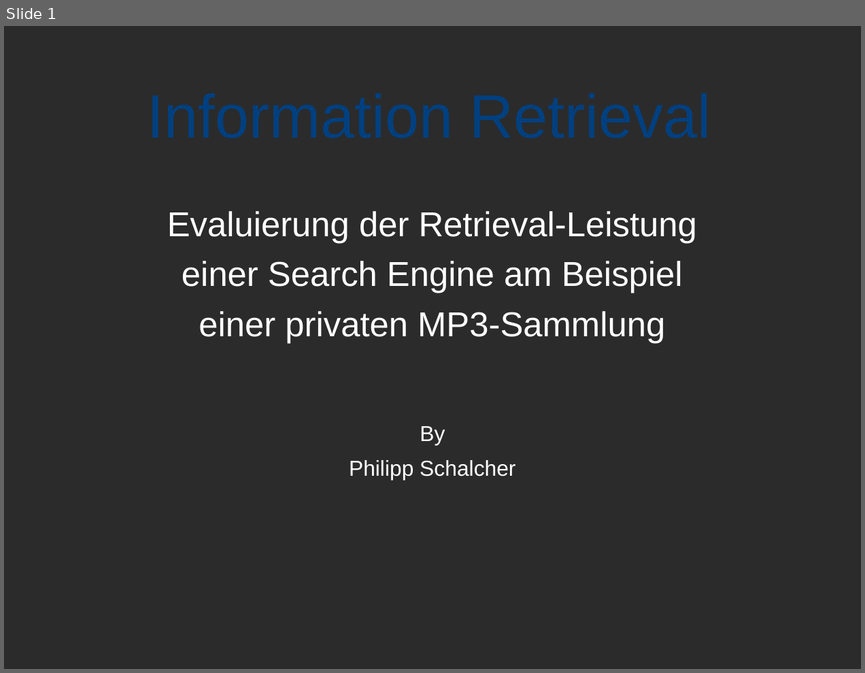
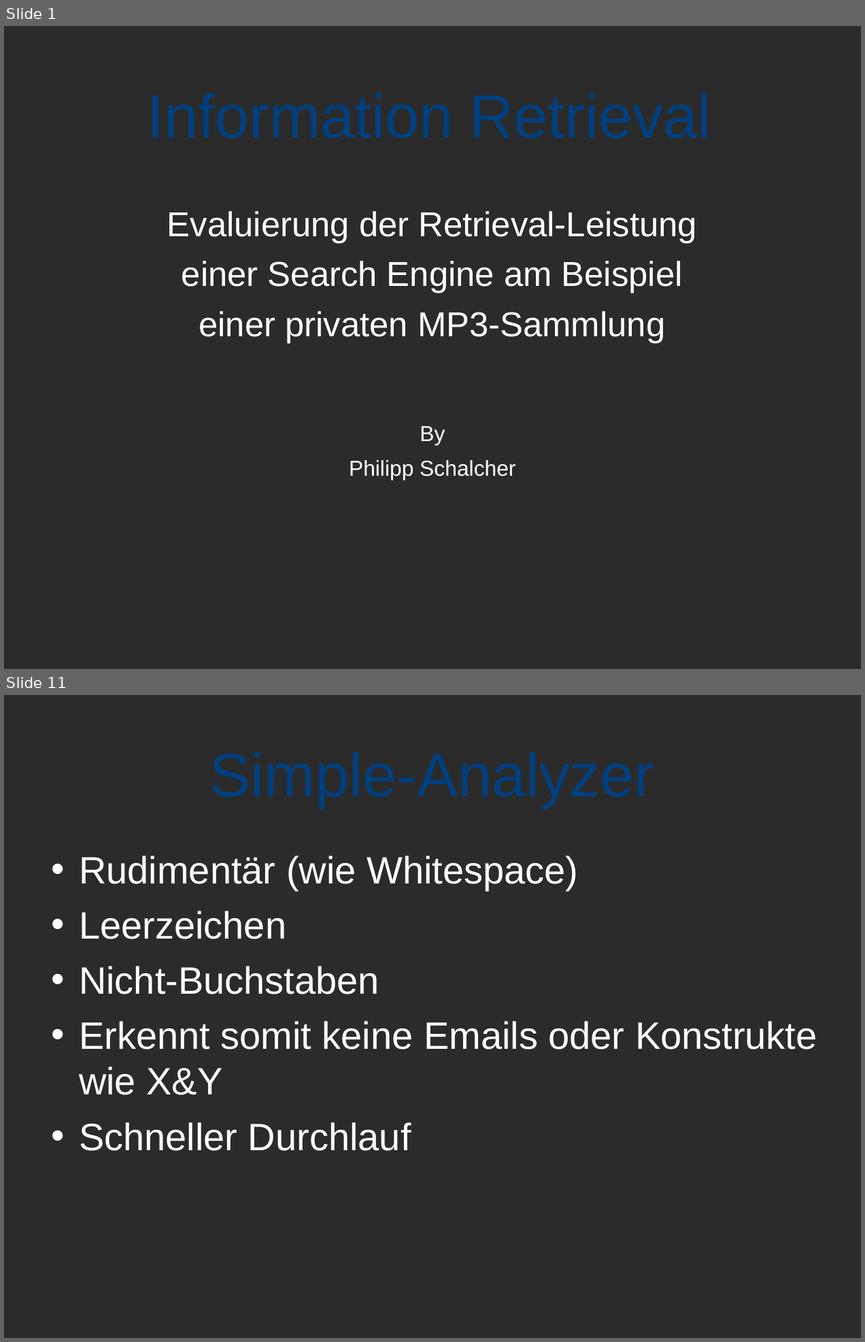
Before and after one commit to spitzbueb/Information_Retrieval, a slide deck: Präsentation/Präsentation.odp. Shown one above the other, each under a label of ours: slide 1 before the commit, slides 1 and 11 after it; the slides between them are not shown. The pictures are 865x673 and 865x1342 pixels, drawn with LibreOffice and Linux fonts; fonts in the diff are those of the drawing; background and template pictures are left out; a plain dark background stands for a picture behind light text. Boxes give left, top, right and bottom in pixels: in the first picture for what was removed or moved away, otherwise in the second. Text is boxed around its words. In the diff, an @@ line names an element or a change of style, - is before the commit and + after.

```diff
--- a/Präsentation/Präsentation.odp
+++ b/Präsentation/Präsentation.odp
@@ slide 11 added at <box>4,695,861,1338</box>, background picture (left out) @@
@@ title added at <box>69,702,797,841</box>, 56.7 pt, text #004080 @@
+Simple-Analyzer
@@ text added at <box>79,855,817,1151</box>, 35.3 pt, text #FFFFFF @@
+• Rudimentär (wie Whitespace)
+• Leerzeichen
+• Nicht-Buchstaben
+• Erkennt somit keine Emails oder Konstrukte wie X&Y
+• Schneller Durchlauf
```
Also in this commit, not shown: 1 slide changed, 16 other slides added.
